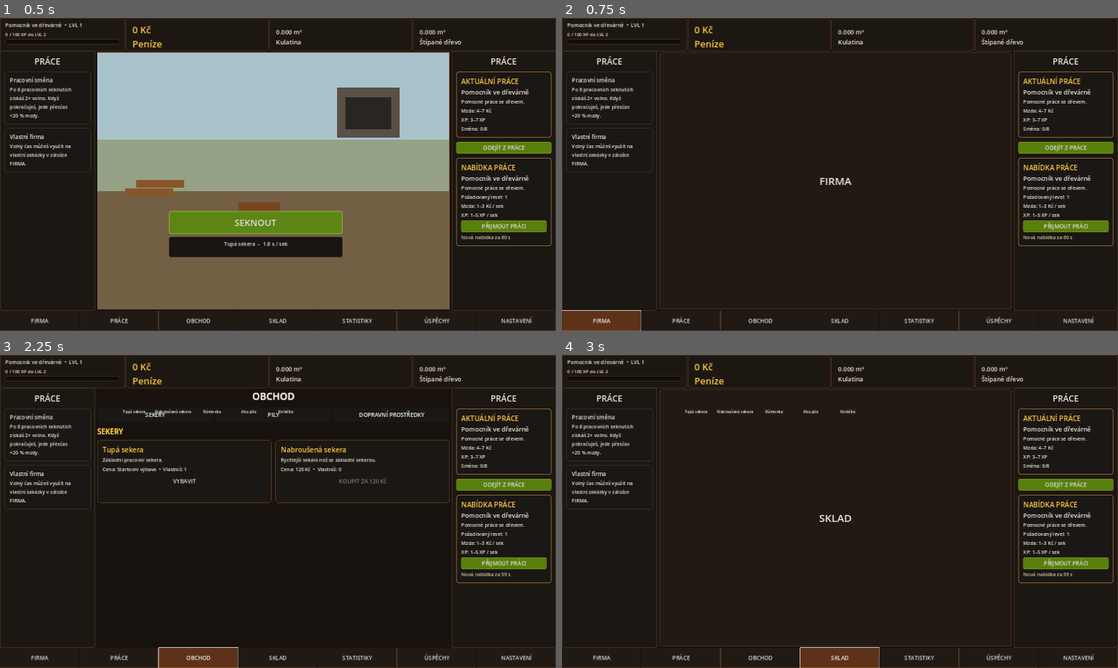
Above: before the commit, frames 1-4 (two rows, left to right).
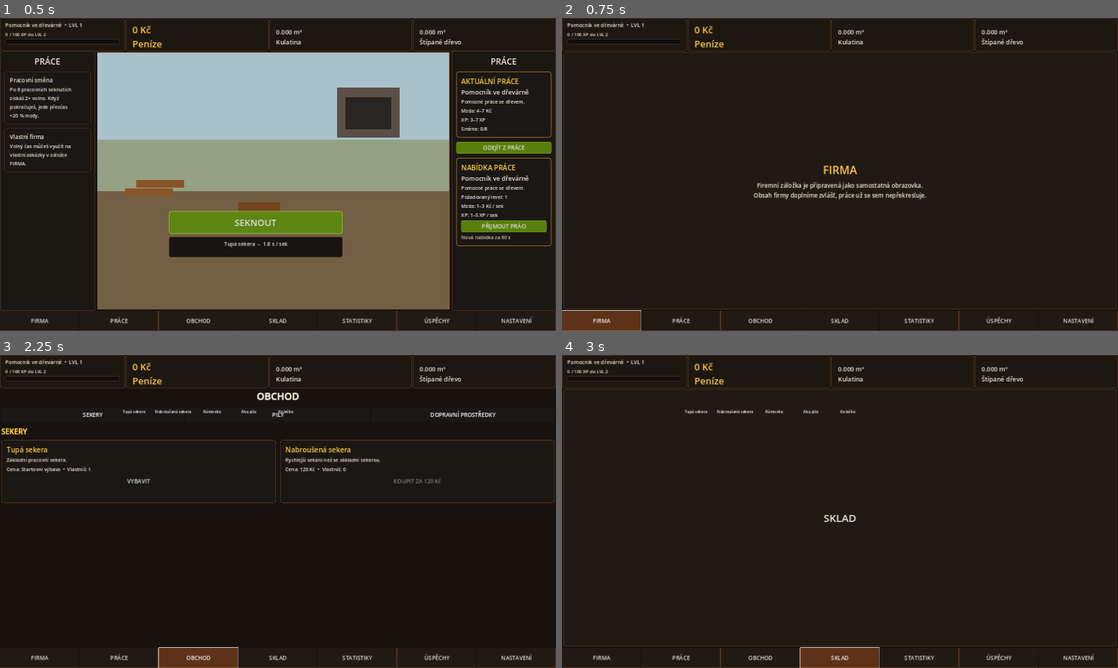
Above: after the commit, the same moments.

Repository: welewan-code/Lumberjack-John
Game: Godot game, scene res://Main.tscn
The game is run twice, just before and just after one commit, with the same random seed, the same clock (stepped at 60 frames per second) and the same inputs.
Inputs:
- Up to frame 1 (0.5 s): no input
- Up to frame 2 (0.75 s): click "FIRMA" at 0.5 s
- Up to frame 3 (2.25 s): click "PRÁCE" at 1.25 s; click "OBCHOD" at 2 s
- Up to frame 4 (3 s): click "SKLAD" at 2.75 s

Frame 1 is identical in both runs. In frame 2, 5.5% of the frame differs, in the area x 0-100%, y 10-94%; in frame 3, 6.2%; in frame 4, 4.8%.
Error in both runs: Left operand of 'is' is a previously freed instance. (res://work_rewards.gd:35)

Commit message:
Fix Firma tab routing and hide work sidebars outside Prace

Diff:
--- a/main.gd
+++ b/main.gd
@@ -25,6 +25,8 @@
 
 var current_tab: String = "PRÁCE"
 var content_host: MarginContainer
+var left_panel: PanelContainer
+var right_panel: PanelContainer
 var money_label: Label
 var roundwood_label: Label
 var split_label: Label
@@ -112,8 +114,8 @@
 	split_label=make_label("0.000 m³\nŠtípané dřevo",18); m4.add_child(split_label)
 
 func build_left(parent: HBoxContainer) -> void:
-	var panel:=PanelContainer.new(); panel.custom_minimum_size.x=274; panel.add_theme_stylebox_override("panel",panel_style("#1b1713")); parent.add_child(panel)
-	var margin:=MarginContainer.new(); margin.add_theme_constant_override("margin_left",12); margin.add_theme_constant_override("margin_right",12); margin.add_theme_constant_override("margin_top",12); margin.add_theme_constant_override("margin_bottom",12); panel.add_child(margin)
+	left_panel=PanelContainer.new(); left_panel.custom_minimum_size.x=274; left_panel.add_theme_stylebox_override("panel",panel_style("#1b1713")); parent.add_child(left_panel)
+	var margin:=MarginContainer.new(); margin.add_theme_constant_override("margin_left",12); margin.add_theme_constant_override("margin_right",12); margin.add_theme_constant_override("margin_top",12); margin.add_theme_constant_override("margin_bottom",12); left_panel.add_child(margin)
 	var box:=VBoxContainer.new(); box.add_theme_constant_override("separation",12); margin.add_child(box)
 	var title:=make_label("PRÁCE",24); title.horizontal_alignment=HORIZONTAL_ALIGNMENT_CENTER; box.add_child(title)
 	var shift:=PanelContainer.new(); shift.add_theme_stylebox_override("panel",panel_style("#1a1714","#5f4027")); box.add_child(shift)
@@ -124,8 +126,8 @@
 	var ov:=VBoxContainer.new(); om.add_child(ov); ov.add_child(make_label("Vlastní firma",16)); ov.add_child(make_label("Volný čas můžeš využít na\nvlastní zakázky v záložce\nFIRMA.",14))
 
 func build_right(parent: HBoxContainer) -> void:
-	var panel:=PanelContainer.new(); panel.custom_minimum_size.x=300; panel.add_theme_stylebox_override("panel",panel_style("#1b1713")); parent.add_child(panel)
-	var margin:=MarginContainer.new(); margin.add_theme_constant_override("margin_left",12); margin.add_theme_constant_override("margin_right",12); margin.add_theme_constant_override("margin_top",12); margin.add_theme_constant_override("margin_bottom",12); panel.add_child(margin)
+	right_panel=PanelContainer.new(); right_panel.custom_minimum_size.x=300; right_panel.add_theme_stylebox_override("panel",panel_style("#1b1713")); parent.add_child(right_panel)
+	var margin:=MarginContainer.new(); margin.add_theme_constant_override("margin_left",12); margin.add_theme_constant_override("margin_right",12); margin.add_theme_constant_override("margin_top",12); margin.add_theme_constant_override("margin_bottom",12); right_panel.add_child(margin)
 	var box:=VBoxContainer.new(); box.add_theme_constant_override("separation",12); margin.add_child(box)
 	var title:=make_label("PRÁCE",24); title.horizontal_alignment=HORIZONTAL_ALIGNMENT_CENTER; box.add_child(title)
 	var current:=PanelContainer.new(); current.add_theme_stylebox_override("panel",panel_style("#1a1714","#9a632c",7,2)); box.add_child(current)
@@ -148,10 +150,15 @@
 func show_tab(tab:String) -> void:
 	current_tab=tab
 	clear_content()
+	var is_work: bool = tab == "PRÁCE"
+	if is_instance_valid(left_panel): left_panel.visible = is_work
+	if is_instance_valid(right_panel): right_panel.visible = is_work
 	if tab=="PRÁCE":
 		render_work()
 	elif tab=="OBCHOD":
 		call_deferred("_open_shop")
+	elif tab=="FIRMA":
+		render_company()
 	else:
 		render_placeholder(tab)
 
@@ -161,6 +168,24 @@
 		shop.call("_render_shop")
 	else:
 		render_placeholder("OBCHOD")
+
+func render_company() -> void:
+	var panel:=PanelContainer.new()
+	panel.size_flags_horizontal=Control.SIZE_EXPAND_FILL
+	panel.size_flags_vertical=Control.SIZE_EXPAND_FILL
+	panel.add_theme_stylebox_override("panel",panel_style("#211914","#6b4628",7,1))
+	content_host.add_child(panel)
+	var box:=VBoxContainer.new()
+	box.alignment=BoxContainer.ALIGNMENT_CENTER
+	box.add_theme_constant_override("separation",10)
+	panel.add_child(box)
+	var title:=make_label("FIRMA",32)
+	title.horizontal_alignment=HORIZONTAL_ALIGNMENT_CENTER
+	title.add_theme_color_override("font_color",Color("#ffca42"))
+	box.add_child(title)
+	var info:=make_label("Firemní záložka je připravená jako samostatná obrazovka.\nObsah firmy doplníme zvlášť, práce už se sem nepřekresluje.",17)
+	info.horizontal_alignment=HORIZONTAL_ALIGNMENT_CENTER
+	box.add_child(info)
 
 func render_work() -> void:
 	var center:=PanelContainer.new(); center.size_flags_horizontal=Control.SIZE_EXPAND_FILL; center.size_flags_vertical=Control.SIZE_EXPAND_FILL; center.add_theme_stylebox_override("panel",panel_style("#6f5a3f","#8b5d32",0,1)); content_host.add_child(center)
